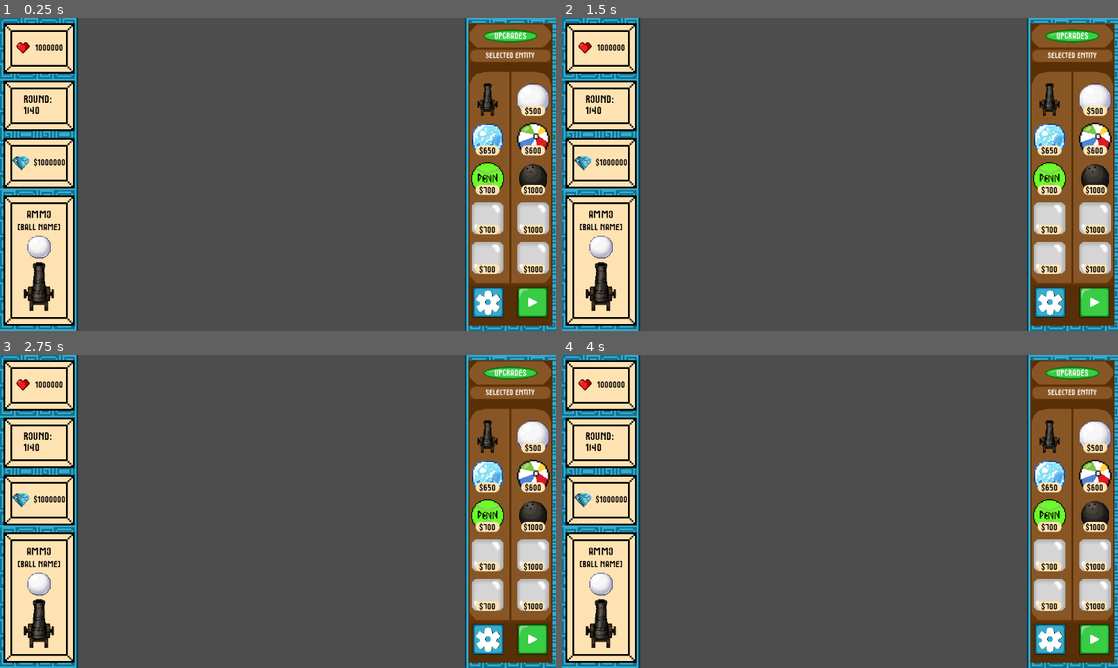
Above: before the commit, frames 1-4 (two rows, left to right).
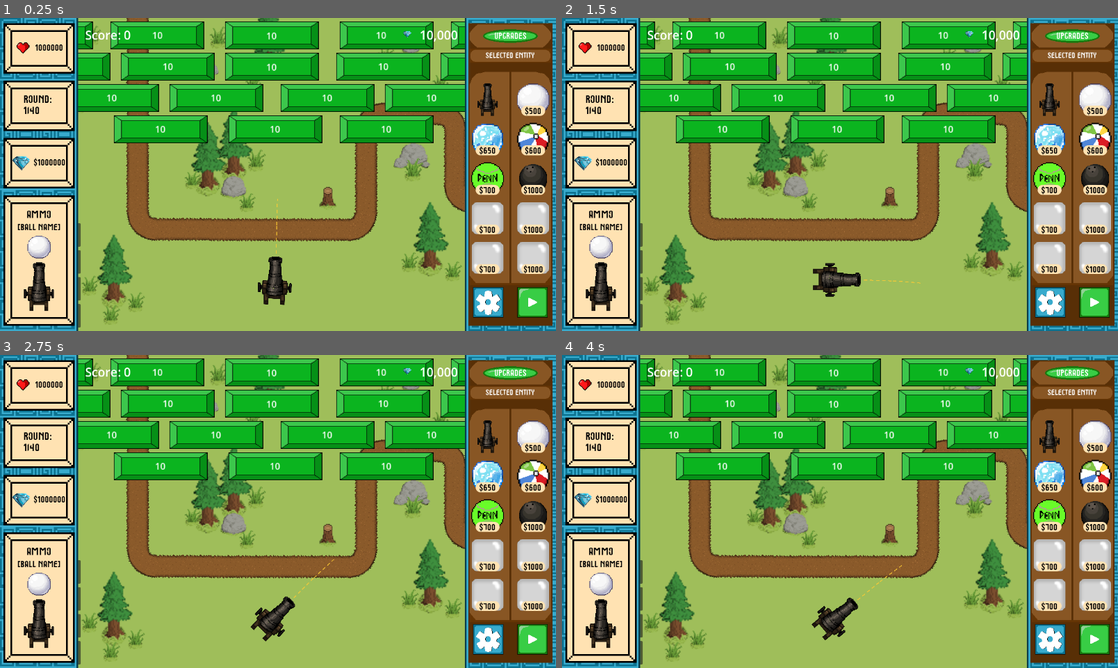
Above: after the commit, the same moments.

Repository: RuiTheSalted/Brick-by-Brick
Game: Godot game, scene res://scenes/levelWithUi.tscn
Same seed, same stepped clock (60 frames per second), same inputs: the game is played once before the commit and once after it. This scene is started directly instead of the project's main scene.
Inputs (mouse positions are in pixels of both pictures, inside the frame that each line leads up to):
- Up to frame 1 (0.25 s): no input
- Up to frame 2 (1.5 s): click (1095, 302) at 0.5 s; click (1095, 302) at 1.25 s
- Up to frame 3 (2.75 s): click "UPGRADES" at 2 s
- Up to frame 4 (4 s): click (600, 570) at 2.75 s, where only the run after the commit has a clickable "Damage Cost: 50"; click (1051, 436) at 3.5 s

The runs differ from the first frame. In frame 1, 70% of the frame differs, in the area x 14-84%, y 0-100%; in frame 2, 69%; in frame 3, 70%; in frame 4, 69%.

Commit message:
Fixed a merge conflict with level.tscn, accept incoming changes would work whereas current changes would cause parsing errors

Diff:
--- a/scenes/level.tscn
+++ b/scenes/level.tscn
@@ -339,13 +339,7 @@
 [node name="Camera2D" type="Camera2D" parent="gameView" unique_id=1827269418]
 position = Vector2(639, 360)
 
-[node name="Paddle" parent="gameView" unique_id=1100885600 instance=ExtResource("1_2q6dc")]
-position = Vector2(649, 604)
-scale = Vector2(2, 2)
-disable_mode = 1
-safe_margin = 0.001
-
-[node name="Cannon" parent="gameView" unique_id=855465672 instance=ExtResource("11_fpun6")]
+[node name="Cannon" parent="." unique_id=855465672 instance=ExtResource("11_fpun6")]
 position = Vector2(648, 603)
 
 [node name="Walls" type="StaticBody2D" parent="gameView" unique_id=699938017]
